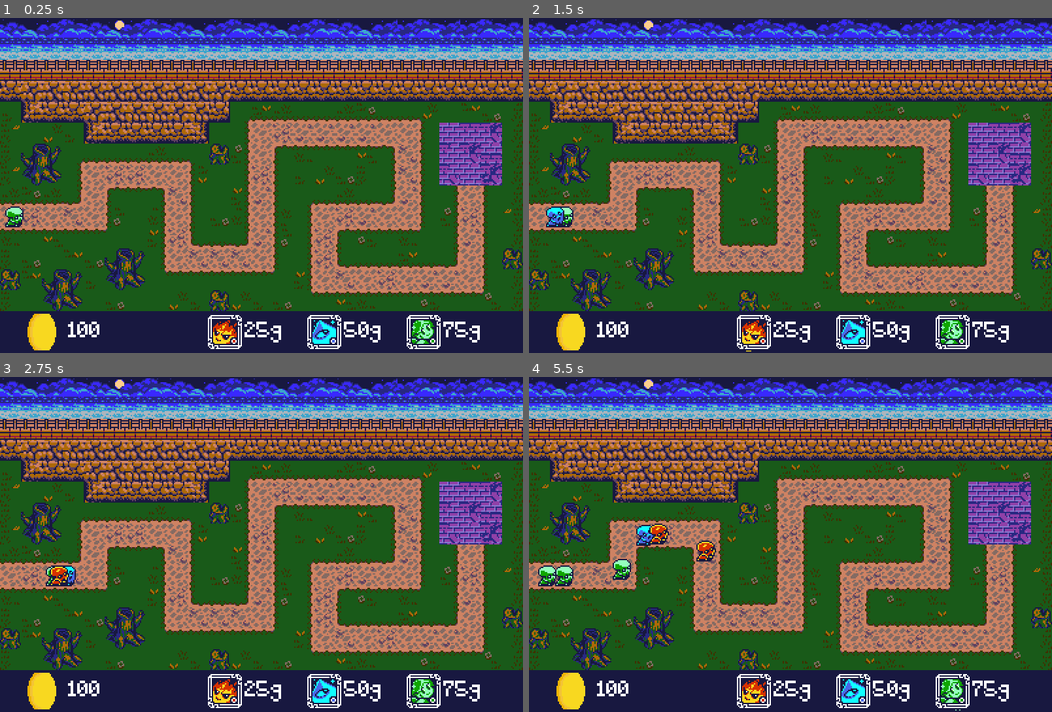
Above: before the commit, frames 1-4 (two rows, left to right).
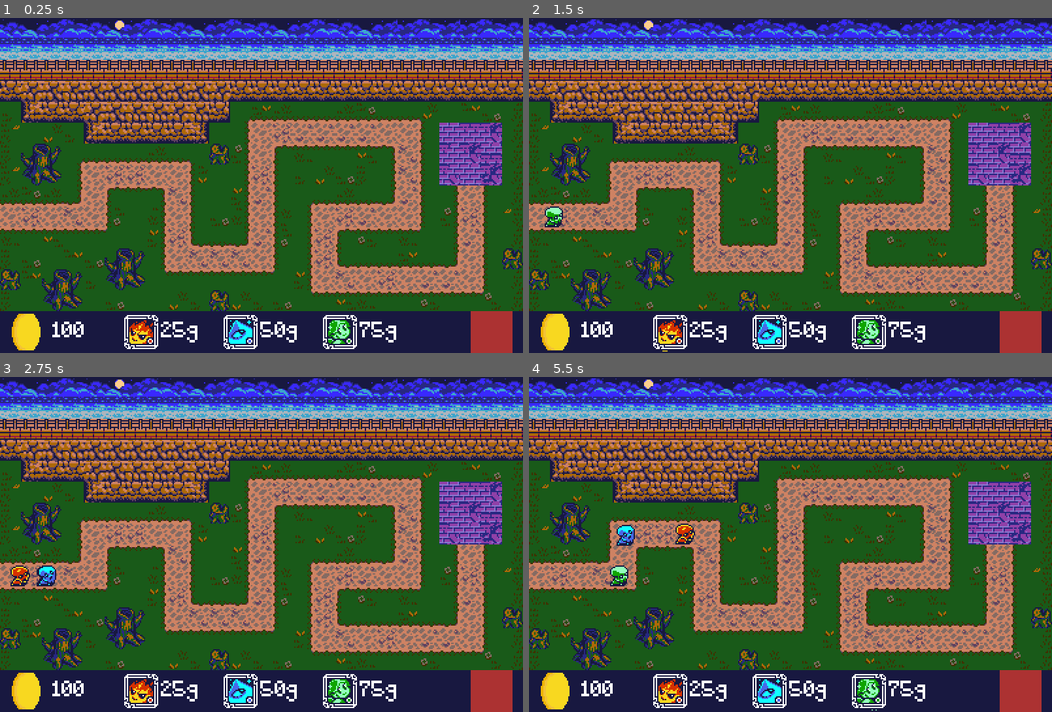
Above: after the commit, the same moments.

Repository: jake6724/tower_defense_jam
Game: Godot game, scene res://scenes/Main.tscn
The game is run twice, just before and just after one commit, with the same random seed, the same clock (stepped at 60 frames per second) and the same inputs.
Inputs (mouse positions are in pixels of both pictures, inside the frame that each line leads up to; where the layout moved, square brackets give the same spot in the first picture):
- Up to frame 1 (0.25 s): no input
- Up to frame 2 (1.5 s): click (1020, 332) at 0.52 s; click (670, 332) [753, 332] at 1.25 s
- Up to frame 3 (2.75 s): click (240, 691) [324, 691] at 2 s
- Up to frame 4 (5.5 s): click (868, 691) [952, 691] at 2.75 s; click (670, 691) [753, 691] at 3.5 s; click (769, 691) [853, 691] at 4.25 s; click (868, 691) [952, 691] at 5 s

The runs differ from the first frame. In frame 1, 4.8% of the frame differs, in the area x 1-98%, y 56-100%; in frame 2, 4.9%; in frame 3, 5.2%; in frame 4, 6.1%, in the area x 1-98%, y 43-100%.

Commit message:
Add wave functionality

Diff:
--- a/data/wave_1.tres
+++ /dev/null
@@ -1,7 +0,0 @@
-[gd_resource type="Resource" script_class="Wave" load_steps=2 format=3 uid="uid://b48e0thvp6yj3"]
-
-[ext_resource type="Script" uid="uid://cskry1sw3vqba" path="res://scripts/level/wave.gd" id="1_ixo4d"]
-
-[resource]
-script = ExtResource("1_ixo4d")
-data = Array[int]([2, 1, 0, 0, 2, 2, 0, 2, 1, 0, 0])
--- /dev/null
+++ b/data/waves/level_1_wave_1.tres
@@ -0,0 +1,7 @@
+[gd_resource type="Resource" script_class="Wave" load_steps=2 format=3 uid="uid://b48e0thvp6yj3"]
+
+[ext_resource type="Script" uid="uid://cskry1sw3vqba" path="res://scripts/level/wave.gd" id="1_uhhov"]
+
+[resource]
+script = ExtResource("1_uhhov")
+data = Array[int]([2, 1, 0])
--- a/data/wave_2.tres
+++ b/data/waves/level_1_wave_2.tres
@@ -4,5 +4,5 @@
 
 [resource]
 script = ExtResource("1_2l78d")
-data = Array[int]([0, 0, 0, 1, 2, 0, 1, 2, 0, 0, 0, 2, 0, 0, 0, 0, 0, 0, 0, 0, 0, 0, 0, 0, 0, 0, 0, 0, 0, 0, 0, 0, 0, 0, 0, 0, 0, 0, 0, 0, 0, 0, 0, 0, 0, 0, 0, 0, 0, 0])
+data = Array[int]([0, 1, 0, 1, 2])
 metadata/_custom_type_script = "uid://cskry1sw3vqba"
--- a/scenes/level/LevelEnvironmentOne.tscn
+++ b/scenes/level/LevelEnvironmentOne.tscn
@@ -1,10 +1,12 @@
-[gd_scene load_steps=8 format=4 uid="uid://loutfuoic45j"]
+[gd_scene load_steps=10 format=4 uid="uid://loutfuoic45j"]
 
 [ext_resource type="Script" uid="uid://b2p4p3fvxv2jk" path="res://scripts/level/level_environment.gd" id="1_c2pc5"]
-[ext_resource type="Resource" uid="uid://b48e0thvp6yj3" path="res://data/wave_1.tres" id="2_grsr5"]
+[ext_resource type="Script" uid="uid://cskry1sw3vqba" path="res://scripts/level/wave.gd" id="2_dl2pb"]
+[ext_resource type="Resource" uid="uid://b48e0thvp6yj3" path="res://data/waves/level_1_wave_1.tres" id="2_grsr5"]
 [ext_resource type="Texture2D" uid="uid://mx037l5wyj6c" path="res://assets/art/sprites/spr_environment_atlas.png" id="2_ylovj"]
 [ext_resource type="Script" uid="uid://cy2dgc1h1mhqd" path="res://scripts/level/waypoint_manager.gd" id="3_grsr5"]
 [ext_resource type="PackedScene" uid="uid://deixtoq82gyis" path="res://scenes/level/Waypoint.tscn" id="4_kqnko"]
+[ext_resource type="Resource" uid="uid://cn1dq2xibety7" path="res://data/waves/level_1_wave_2.tres" id="4_vykbn"]
 
 [sub_resource type="TileSetAtlasSource" id="TileSetAtlasSource_ylovj"]
 texture = ExtResource("2_ylovj")
@@ -1038,7 +1040,7 @@
 
 [node name="LevelEnvironmentOne" type="Node2D"]
 script = ExtResource("1_c2pc5")
-wave = ExtResource("2_grsr5")
+waves = Array[ExtResource("2_dl2pb")]([ExtResource("2_grsr5"), ExtResource("4_vykbn")])
 
 [node name="TileMapLayer" type="TileMapLayer" parent="."]
 texture_filter = 1
--- a/scenes/player/TowerMenu.tscn
+++ b/scenes/player/TowerMenu.tscn
@@ -6,6 +6,7 @@
 [ext_resource type="Texture2D" uid="uid://ducm8wc7gd0vx" path="res://assets/art/sprites/spr_ui_tower_fire.png" id="3_5nani"]
 [ext_resource type="Texture2D" uid="uid://c3lb7onbbfx5u" path="res://assets/art/sprites/spr_ui_tower_ice.png" id="4_jtt2a"]
 [ext_resource type="Texture2D" uid="uid://qaa0yn4cxbck" path="res://assets/art/sprites/spr_ui_tower_earth.png" id="5_f7nwt"]
+[ext_resource type="Texture2D" uid="uid://bvyt6e23jn6pg" path="res://assets/placeholders/go_button_placeholder.png" id="7_l5xp1"]
 
 [node name="TowerMenu" type="Control"]
 layout_mode = 3
@@ -26,8 +27,8 @@
 offset_top = -32.0
 grow_horizontal = 2
 grow_vertical = 0
-theme_override_constants/margin_left = 16
-theme_override_constants/margin_right = 32
+theme_override_constants/margin_left = 4
+theme_override_constants/margin_right = 8
 
 [node name="Gold" type="HBoxContainer" parent="MarginContainer"]
 layout_mode = 2
@@ -49,7 +50,8 @@
 
 [node name="HBoxContainer" type="HBoxContainer" parent="MarginContainer"]
 layout_mode = 2
-size_flags_horizontal = 8
+size_flags_horizontal = 4
+size_flags_vertical = 8
 mouse_filter = 2
 theme_override_constants/separation = 16
 
@@ -112,3 +114,9 @@
 layout_mode = 2
 theme_override_fonts/font = ExtResource("2_y6gfl")
 text = "75g"
+
+[node name="WaveButton" type="TextureButton" parent="MarginContainer"]
+texture_filter = 1
+layout_mode = 2
+size_flags_horizontal = 8
+texture_normal = ExtResource("7_l5xp1")
--- a/scripts/enemies/enemy_spawner.gd
+++ b/scripts/enemies/enemy_spawner.gd
@@ -1,10 +1,11 @@
 # Autoloader
 extends Node
 
-var active_wave: Array[GameManager.Element]
+var all_waves: Array[Wave] = []
+var active_wave: Wave
 var spawn_timer: Timer = Timer.new()
 var spawn_rate: float = 1.0 # Time between enemy spawn, in seconds
-var can_spawn_enemy: bool = true
+var can_spawn_enemy: bool = false
 var active_enemies: Array[Enemy] = []
 
 var enemies: Dictionary[GameManager.Element, PackedScene] = {
@@ -15,7 +16,7 @@
 
 # Signals
 signal wave_complete
-signal all_waves_complete
+# signal all_waves_complete
 
 #### NOTE ENEMY SPAWNER PARTIALLY CONFIGURED IN GAME MANAGER ####
 func _ready():
@@ -23,16 +24,26 @@
 	spawn_timer.timeout.connect(on_spawn_timer_timeout)
 	add_child(spawn_timer)
 
+## Intended to be triggered directly by `player_controller`
+func start_wave():
+	active_wave = all_waves.pop_front()
+	can_spawn_enemy = true
+
 func _physics_process(_delta):
-	if can_spawn_enemy and active_wave.size() > 0:
-		spawn_enemy(active_wave.pop_front())
+	print("aclling pp")
+	print("can_spawn_enemy: ", can_spawn_enemy)
+	if can_spawn_enemy and active_wave.data.size() > 0:
+		spawn_enemy(active_wave.data.pop_front())
 
 		# Restart spawn timer
 		spawn_timer.start(spawn_rate)
 		can_spawn_enemy = false
 
-	if active_wave.size() == 0 and active_enemies.size() == 0:
-		wave_complete.emit()
+	# Check if wave is over
+	if active_wave:
+		if active_wave.data.size() == 0 and active_enemies.size() == 0:
+			wave_complete.emit()
+			can_spawn_enemy = false
 
 func spawn_enemy(enemy_type: GameManager.Element):
 	var new_enemy: Enemy = enemies[enemy_type].instantiate()
--- a/scripts/game_manager.gd
+++ b/scripts/game_manager.gd
@@ -21,7 +21,7 @@
 	active_spawn_location = (active_path[0])
 
 	# Configure Enemy Spawner
-	EnemySpawner.active_wave = active_level.wave.data
+	EnemySpawner.all_waves = active_level.waves
 	EnemySpawner.wave_complete.connect(on_wave_complete)
 
 func on_wave_complete() -> void:
--- a/scripts/level/level_environment.gd
+++ b/scripts/level/level_environment.gd
@@ -3,4 +3,4 @@
 
 # Child References
 @onready var waypoint_manager: WaypointManager = $WaypointManager
-@export var wave: Wave # THIS NEEDS TO BE A LIST!
+@export var waves: Array[Wave]
--- a/scripts/player/player_controller.gd
+++ b/scripts/player/player_controller.gd
@@ -39,6 +39,7 @@
 	tower_menu.mouse_exited_button.connect(on_mouse_exited_button)
 
 	tower_menu.update_gold(gold)
+	tower_menu.start_wave.connect(on_start_wave)
 
 	# Configure indicator sprite
 	indicator_sprite = Sprite2D.new()
@@ -46,8 +47,6 @@
 	indicator_sprite.centered = false
 	indicator_sprite.hide()
 	add_child(indicator_sprite)
-
-
 
 ## Place a tower in the world grid. Return true if successful, false if not.
 func spawn_tower(world_pos) -> bool:
@@ -80,11 +79,6 @@
 	if selected_tower_name in towers:
 		indicator_sprite.position = GameManager.grid_to_world(GameManager.world_to_grid(get_global_mouse_position()))
 
-func _input(_event):
-	# THIS IS ALL DEV
-	if click_enabled and Input.is_action_just_pressed("left_click"):
-		spawn_tower(get_global_mouse_position())
-
 func on_tower_selected(tower_name: String) -> void:
 	# Check player can afford tower
 	if gold >= prices[tower_name]:
@@ -98,6 +92,13 @@
 	else:
 		print("Not enough gold")
 
+func on_start_wave() -> void:
+	EnemySpawner.start_wave()
+
+func _input(_event):
+	if click_enabled and Input.is_action_just_pressed("left_click"):
+		spawn_tower(get_global_mouse_position())
+
 func on_mouse_entered_button() -> void:
 	click_enabled = false
 
--- a/scripts/towers/tower_menu.gd
+++ b/scripts/towers/tower_menu.gd
@@ -6,9 +6,11 @@
 @onready var water_button: TextureButton = $MarginContainer/HBoxContainer/Water/WaterButton
 @onready var earth_button: TextureButton = $MarginContainer/HBoxContainer/Earth/EarthButton
 @onready var gold: Label = $MarginContainer/Gold/Gold
+@onready var wave_button: TextureButton = $MarginContainer/WaveButton
 
 # Signals
 signal tower_selected
+signal start_wave
 signal mouse_entered_button
 signal mouse_exited_button
 
@@ -19,6 +21,8 @@
 			b.pressed.connect(on_button_pressed.bind(b))
 			b.mouse_entered.connect(on_mouse_entered_button)
 			b.mouse_exited.connect(on_mouse_exited_button)
+
+	wave_button.pressed.connect(on_wave_button_pressed)
 
 func on_button_pressed(pressed_button: TextureButton):
 	var b_name: String = pressed_button.name.to_lower()
@@ -31,6 +35,10 @@
 func update_gold(new_amount: int) -> void:
 	gold.text = str(new_amount)
 
+func on_wave_button_pressed() -> void:
+	# Button pressed -> Player Controller triggers GM -> GM triggers enemy spawner
+	start_wave.emit()
+
 func on_mouse_entered_button():
 	mouse_entered_button.emit()
 
Binary file added: assets/placeholders/fight_button.png
Not shown, added: assets/placeholders/fight_button.png.import
Binary file added: assets/placeholders/go_button_placeholder.png
Not shown, added: assets/placeholders/go_button_placeholder.png.import
Not shown: 1 places in scenes/player/TowerMenu.tscn that only renumber resources
